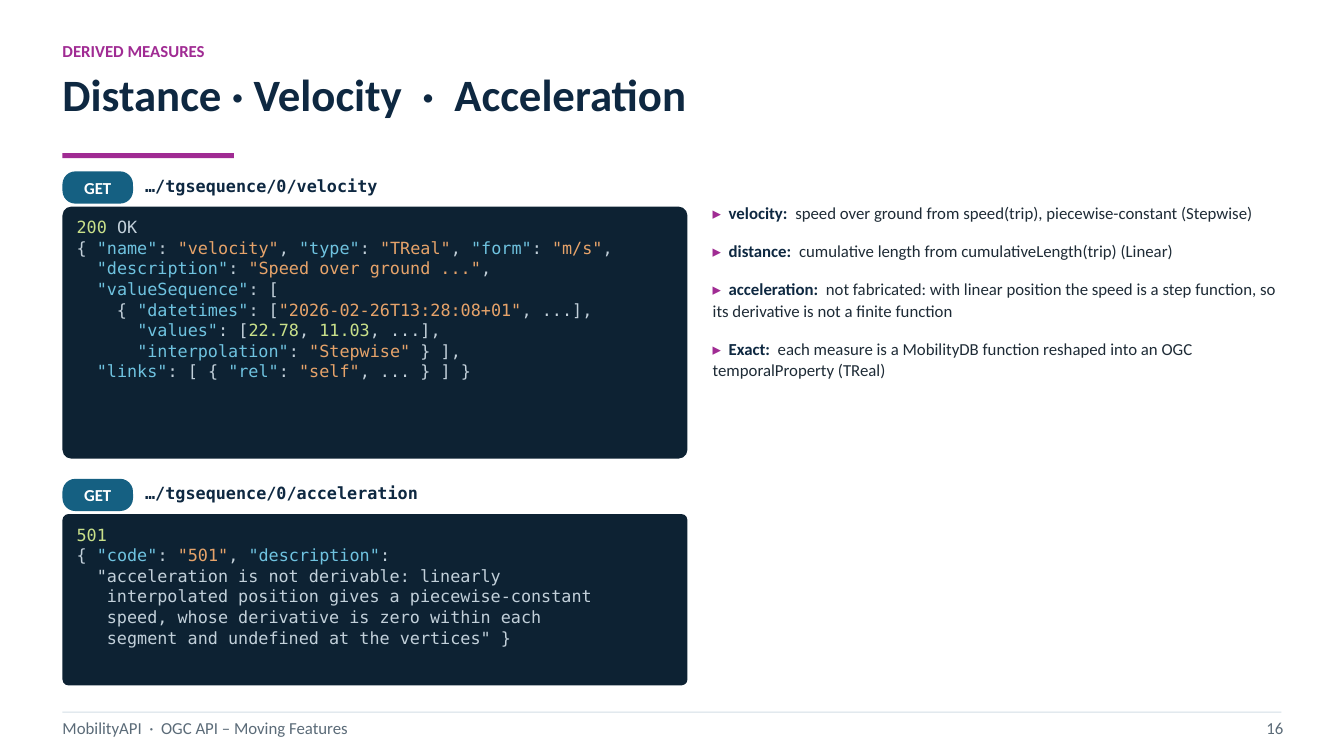
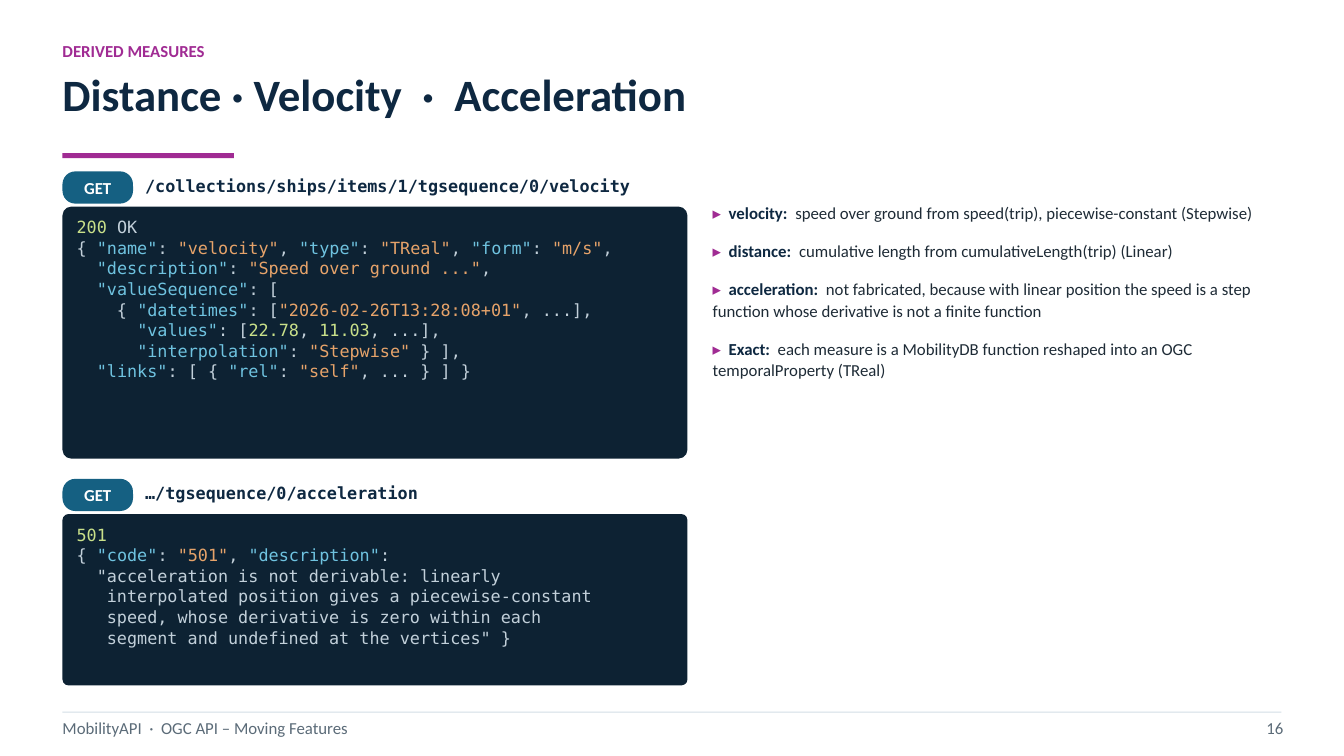
Before and after one commit to MobilityDB/MobilityAPI, a slide deck: slide 19 of MobilityAPIV5.pptx. Drawn at 1344x756 pixels with LibreOffice and Linux fonts; fonts in the diff are those of the drawing. Boxes give left, top, right and bottom in pixels: in the first picture for what was removed or moved away, otherwise in the second. Text is boxed around its words. In the diff, an @@ line names an element or a change of style, - is before the commit and + after.

```diff
--- a/MobilityAPIV5.pptx
+++ b/MobilityAPIV5.pptx
@@ text at box(145, 179, 630, 196): text changed @@
-…/tgsequence/0/velocity
+/collections/ships/items/1/tgsequence/0/velocity
@@ text at box(713, 283, 1251, 317): text changed @@
-▸ acceleration: not fabricated: with linear position the speed is a step function, so its derivative is not a finite function
+▸ acceleration: not fabricated, because with linear position the speed is a step function whose derivative is not a finite function
```
Also in this commit, not shown: 16 other slides changed, 2 slides added, 1 slide removed, 1 other file.
